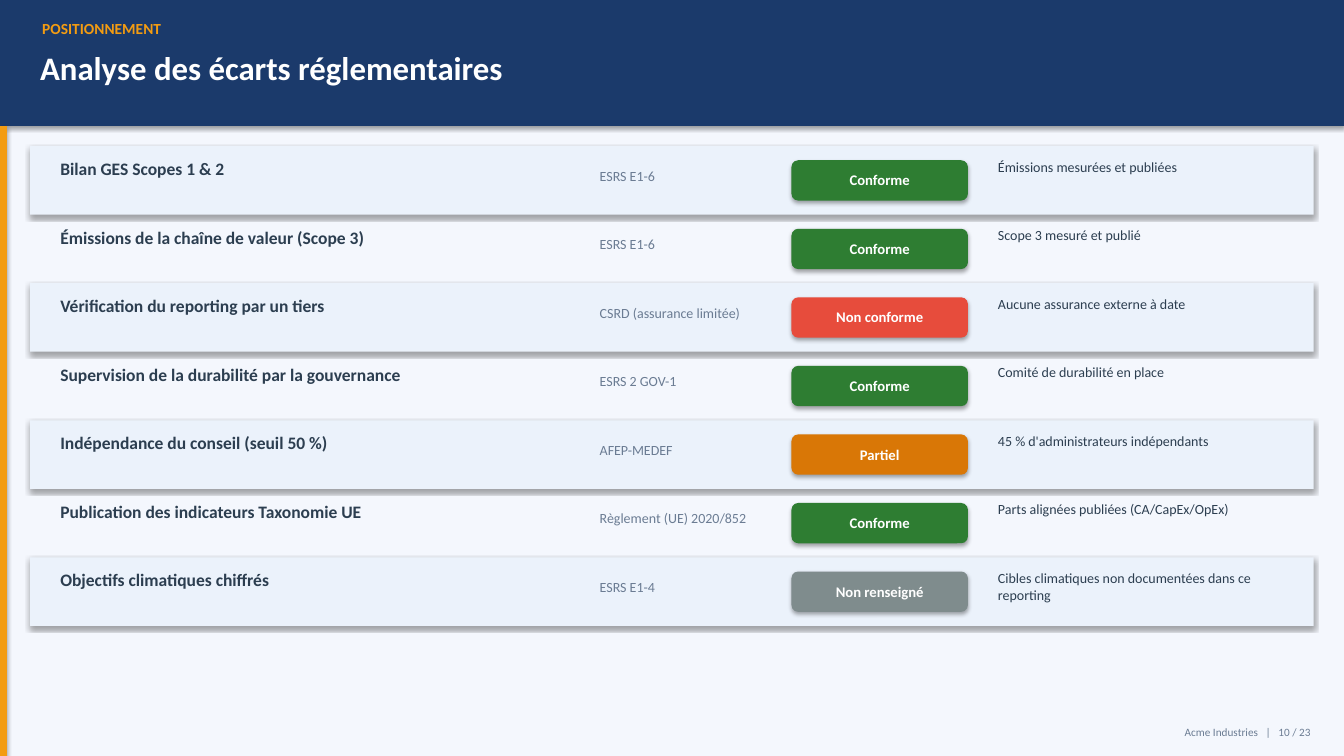
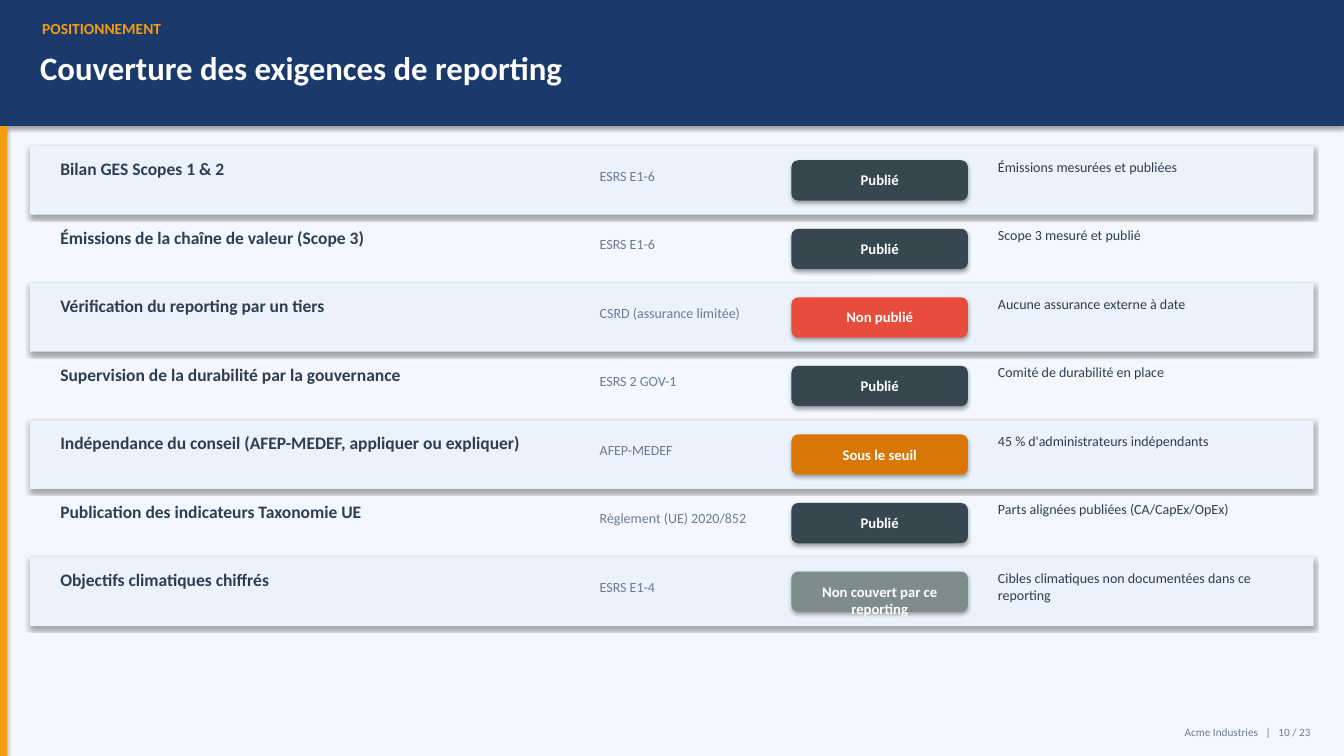
Before and after one commit to mehdiarrais-bot/Ethereal-ESG, a slide deck: slide 10 of examples/Presentation.pptx. Drawn at 1344x756 pixels with LibreOffice and Linux fonts; fonts in the diff are those of the drawing. Boxes give left, top, right and bottom in pixels: in the first picture for what was removed or moved away, otherwise in the second. Text is boxed around its words. In the diff, an @@ line names an element or a change of style, - is before the commit and + after.

```diff
--- a/examples/Presentation.pptx
+++ b/examples/Presentation.pptx
@@ text at bbox=[40, 57, 562, 86]: text changed @@
-Analyse des écarts réglementaires
+Couverture des exigences de reporting
@@ text at bbox=[861, 174, 899, 185]: text changed @@
-Conforme
+Publié
@@ text at bbox=[861, 243, 899, 254]: text changed @@
-Conforme
+Publié
@@ text at bbox=[846, 311, 913, 325]: text changed @@
-Non conforme
+Non publié
@@ text at bbox=[861, 380, 899, 391]: text changed @@
-Conforme
+Publié
@@ text at bbox=[60, 436, 520, 452]: text changed @@
-Indépendance du conseil (seuil 50 %)
+Indépendance du conseil (AFEP-MEDEF, appliquer ou expliquer)
@@ text at bbox=[843, 449, 917, 460]: text changed @@
-Partiel
+Sous le seuil
@@ fill #2E7D32 to #37474F in 4 elements at bbox=[791, 160, 968, 201], bbox=[791, 229, 968, 269], bbox=[791, 366, 968, 406], bbox=[791, 503, 968, 543] @@
@@ text at bbox=[861, 517, 899, 528]: text changed @@
-Conforme
+Publié
@@ text at bbox=[822, 587, 937, 619]: text changed @@
-Non renseigné
+Non couvert par ce reporting
```
Also in this commit, not shown: 13 other files.
